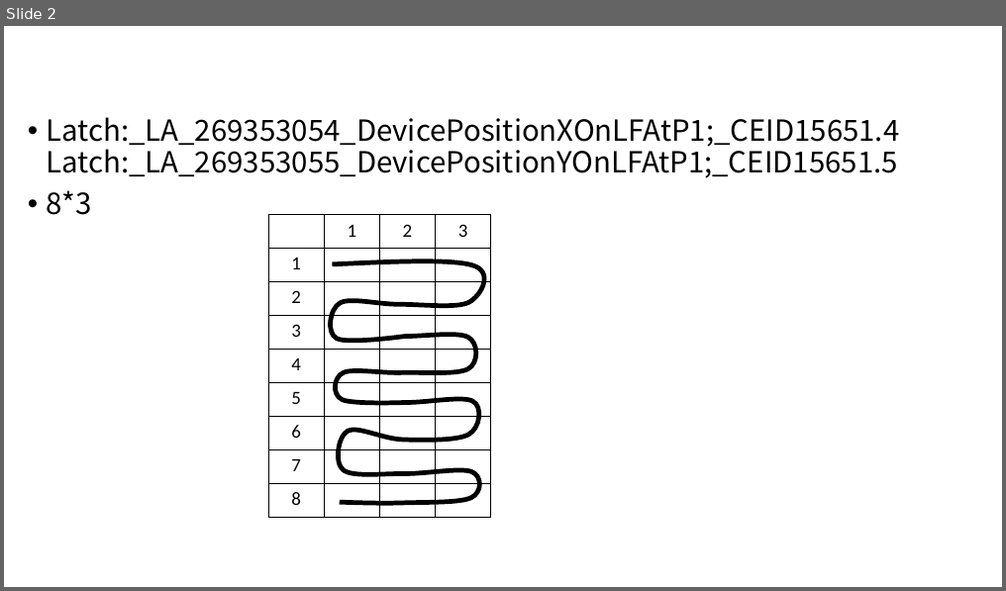
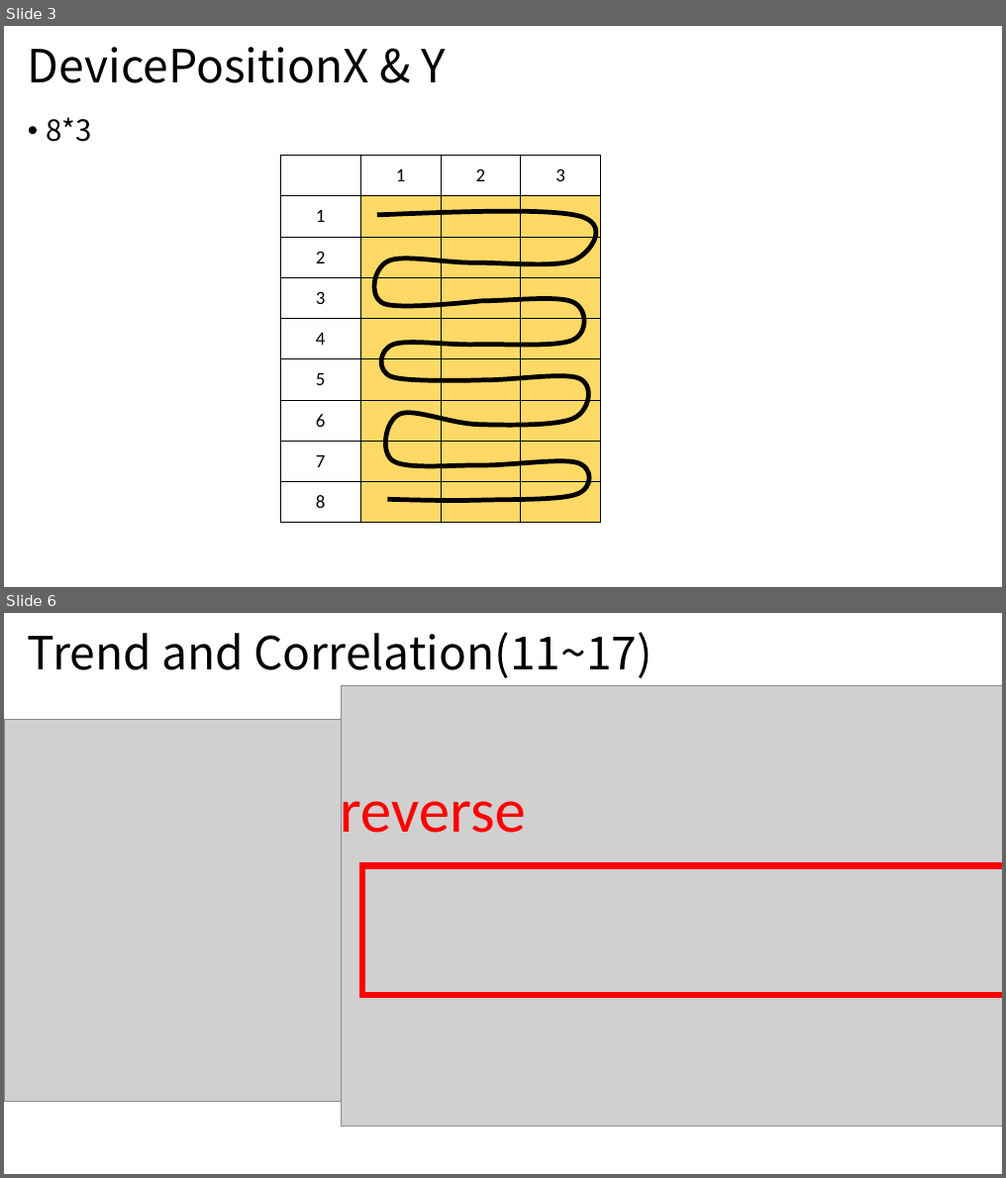
Before and after one commit to gitwetguy/FDC, a slide deck: FDC_note.pptx. Shown one above the other, each under a label of ours: slide 2 before the commit, slides 3 and 6 after it; the slides between them are not shown. The pictures are 1006x591 and 1006x1178 pixels, drawn with LibreOffice and Linux fonts; fonts in the diff are those of the drawing; grey boxes stand for pictures. Boxes give left, top, right and bottom in pixels: in the first picture for what was removed or moved away, otherwise in the second. Text is boxed around its words. In the diff, an @@ line names an element or a change of style, - is before the commit and + after.

```diff
--- a/FDC_note.pptx
+++ b/FDC_note.pptx
@@ slide 6 added at (x1=4, y1=613, x2=1002, y2=1174), background #FFFFFF @@
@@ title added at (x1=28, y1=632, x2=652, y2=678), 44 pt, text #000000 @@
+Trend and Correlation(11~17)
@@ picture added at (x1=341, y1=685, x2=1002, y2=1127) @@
@@ picture added at (x1=4, y1=719, x2=381, y2=1102) @@
@@ text added at (x1=340, y1=780, x2=526, y2=848), 60 pt, text #FF0000 @@
+reverse
@@ rectangle added at (x1=362, y1=866, x2=1002, y2=995), outline #FF0000 6 pt @@
@@ what was slide 2 is now slide 3 @@
@@ slide 3 changed as well @@
@@ title added at (x1=28, y1=47, x2=447, y2=83), 44 pt, text #000000 @@
+DevicePositionX & Y
@@ text at (x1=47, y1=117, x2=900, y2=178): paragraph removed @@
-• Latch:_LA_269353054_DevicePositionXOnLFAtP1;_CEID15651.4 Latch:_LA_269353055_DevicePositionYOnLFAtP1;_CEID15651.5
@@ table resized from (x1=268, y1=215, x2=490, y2=518) to (x1=281, y1=155, x2=601, y2=523) @@
@@ freeform shape resized from (x1=331, y1=262, x2=484, y2=503) to (x1=374, y1=212, x2=596, y2=501) @@
```
Also in this commit, not shown: 1 other slide changed, 11 other slides added, 4 slides removed.
